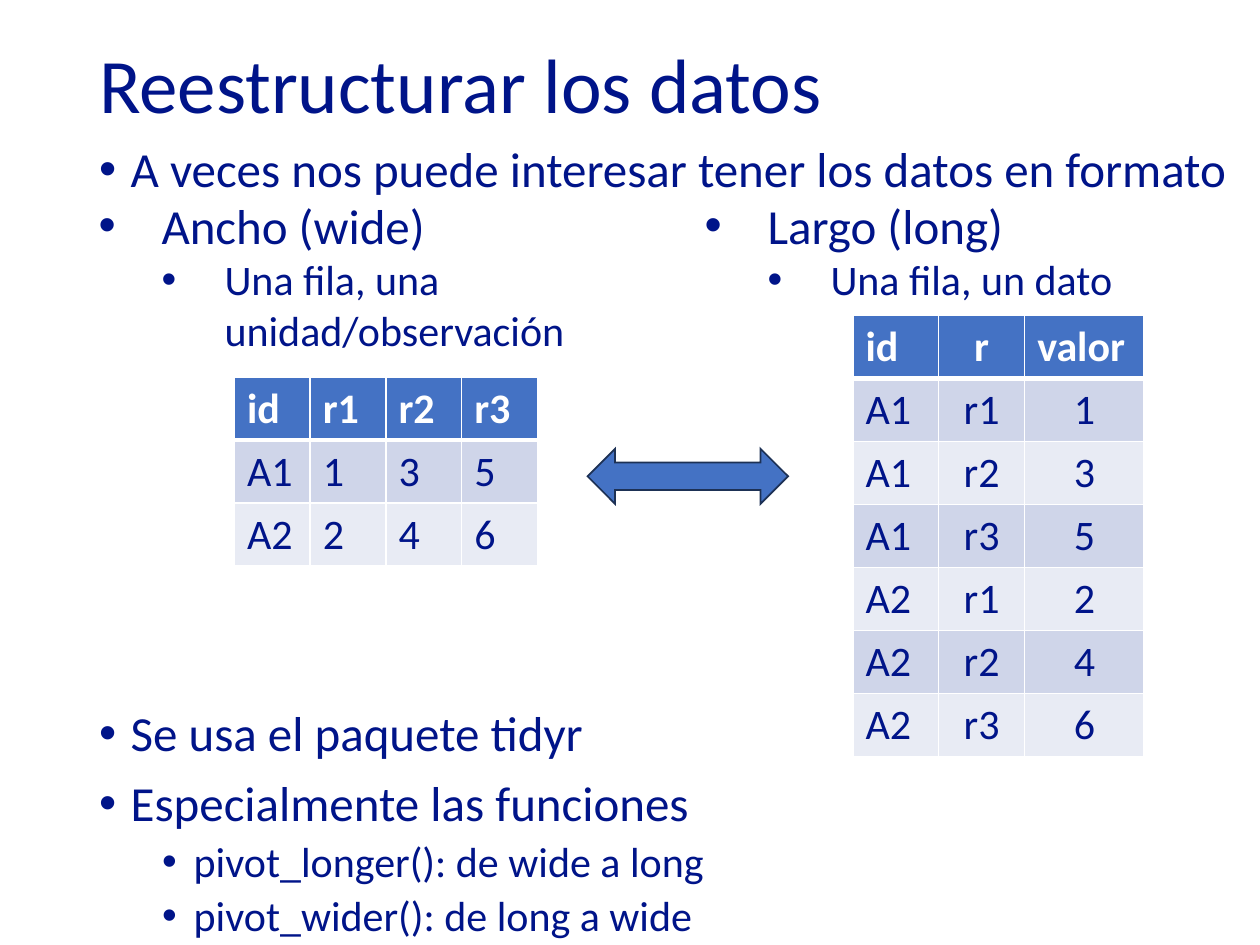
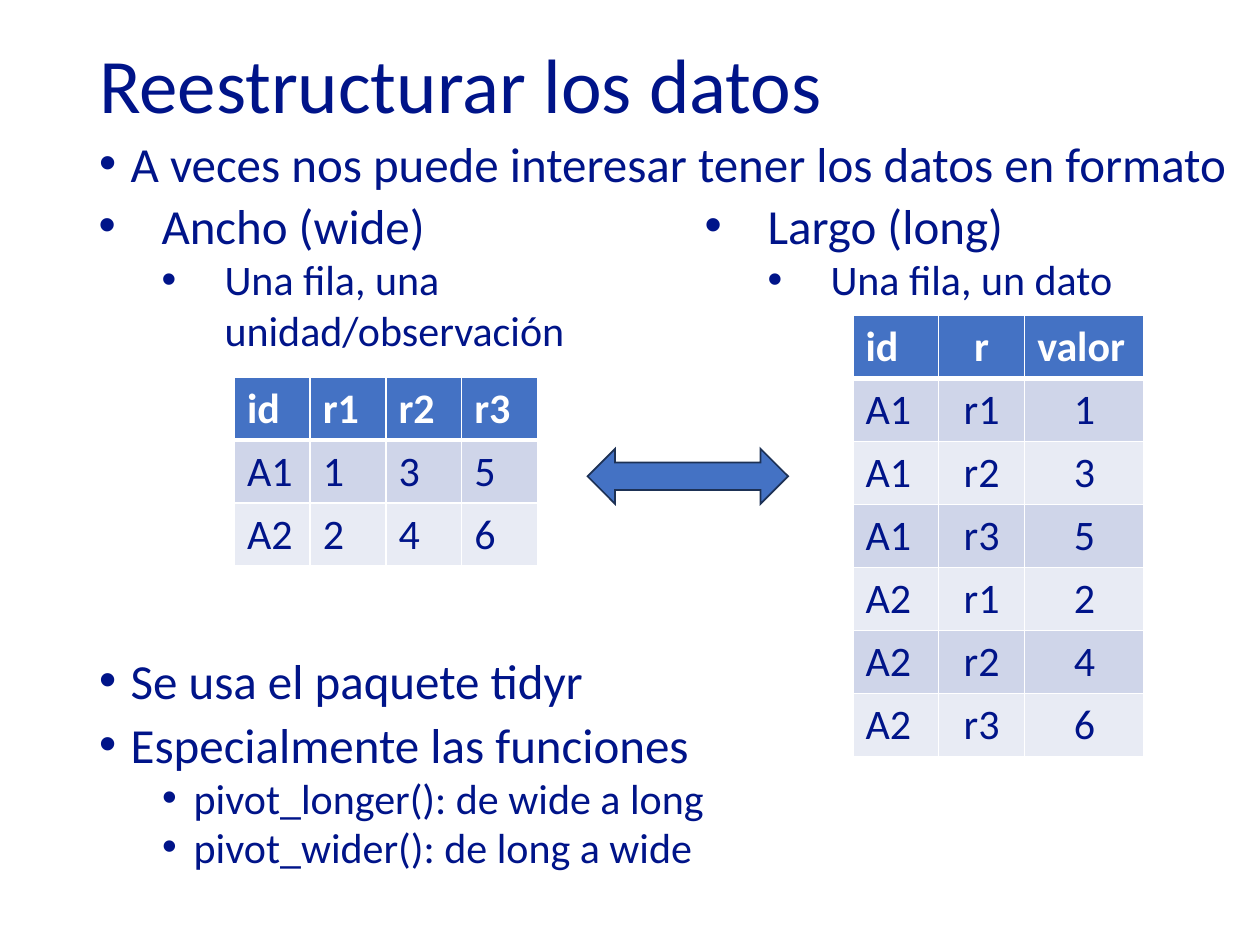
Before and after one commit to rosaagg/24-25_mape_talleres1, a slide deck: slide 4 of 0_presentaciones/24-25_TAPI_P4.pptx (slide 9 before the commit). Drawn at 1260x945 pixels with LibreOffice and Linux fonts; fonts in the diff are those of the drawing. Boxes give left, top, right and bottom in pixels: in the first picture for what was removed or moved away, otherwise in the second. Text is boxed around its words. In the diff, an @@ line names an element or a change of style, - is before the commit and + after.

```diff
--- a/0_presentaciones/24-25_TAPI_P4.pptx
+++ b/0_presentaciones/24-25_TAPI_P4.pptx
@@ text "A veces nos puede interesar ..." at (131,148,1226,871): line spacing 0.9 to 0.8 @@
```
Also in this commit, not shown: 10 other slides changed, 2 slides added, 1 slide removed, 9 other files.
